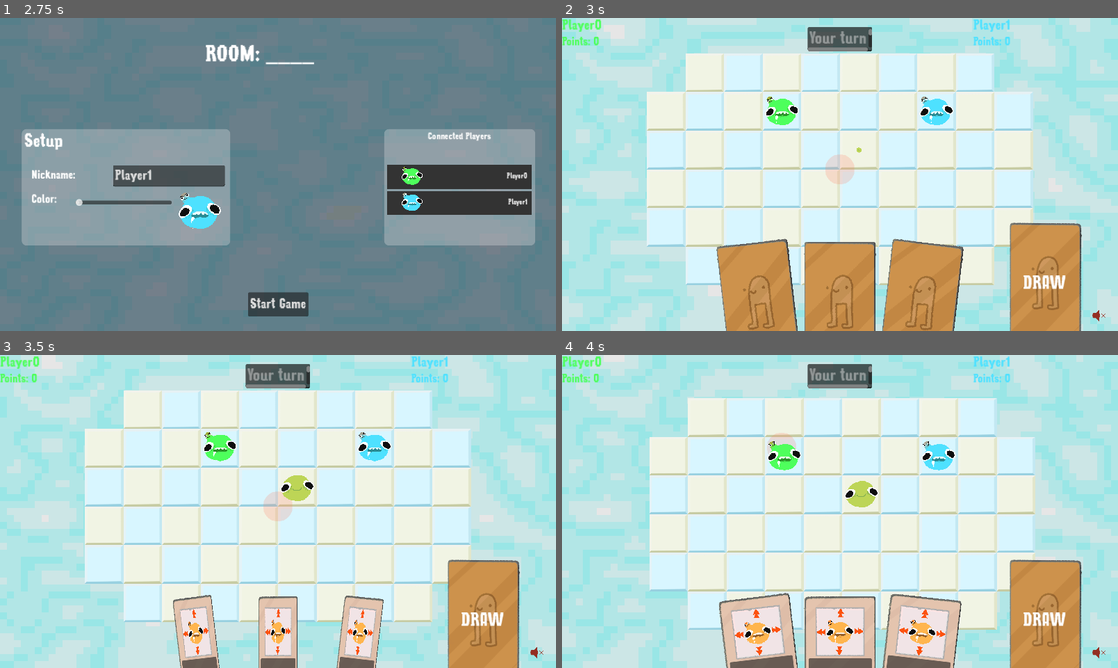
Above: before the commit, frames 1-4 (two rows, left to right).
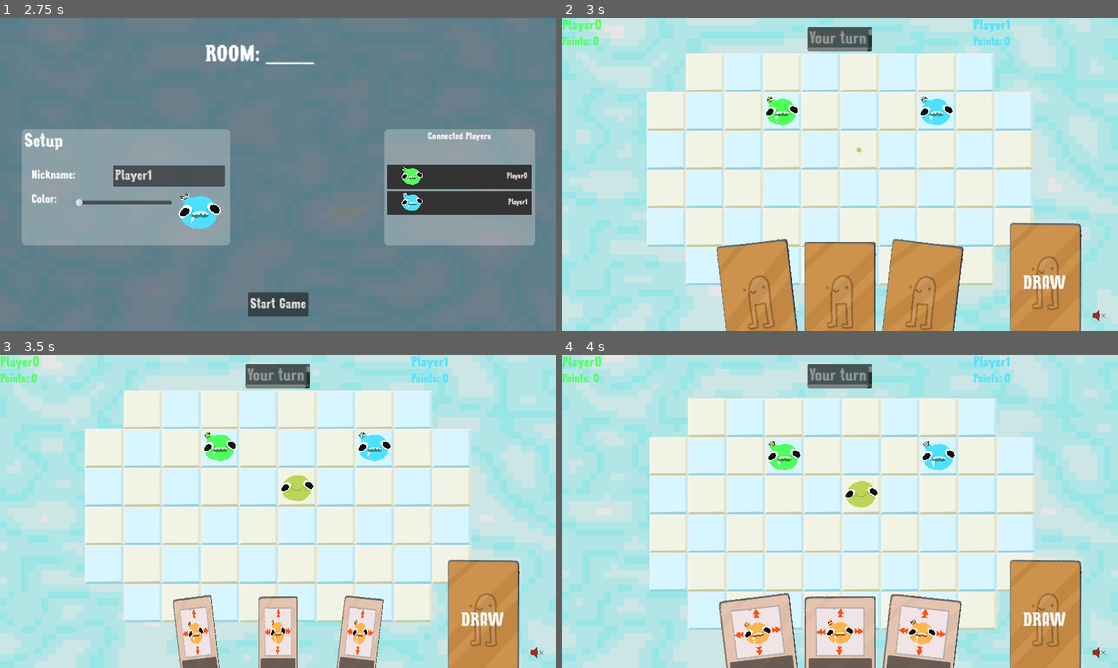
Above: after the commit, the same moments.

Repository: patator62180/GDWL_67
Game: Godot game, scene res://scenes/main/main.tscn
Two runs of this game, one before a commit and one after it. Both use one fixed random seed, a clock stepped at 60 frames per second and the inputs below.
Inputs (mouse positions are in pixels of both pictures, inside the frame that each line leads up to):
- Up to frame 1 (2.75 s): click "[FAKE] Start as player (local)" at 0.5 s; click (322, 274) at 1.27 s; type "12" at 1.35 s; click "PLAY LOCAL" at 2 s
- Up to frame 2 (3 s): click "Start Game" at 2.75 s
- Up to frame 3 (3.5 s): no input
- Up to frame 4 (4 s): tap Enter (ui_accept) at 3.5 s; drag from (840, 511) to (784, 448) at 3.52 s

Frame 1 is identical in both runs. In frame 2, 0.4% of the frame differs, in the area x 47-53%, y 43-54%; in frame 3, 0.3%; in frame 4, 0.1%.

Commit message:
remove debug cursor

Diff:
--- a/scenes/grid/grid.gd
+++ b/scenes/grid/grid.gd
@@ -6,8 +6,6 @@
 @export var selection_tile_map: TileMap
 @export var wall_tile_map: TileMap
 @export var selection_wall_tile_map: TileMap
-
-@export var debug: Sprite2D
 
 signal cell_click
 signal cell_hovered
@@ -58,8 +56,6 @@
     InputManager.instance.game_mouse_exited.connect(on_mouse_exited)
 
 func on_mouse_move(position: Vector2):
-    debug.position = position
-
     if !PlayerController.instance.can_play():
         return
 
--- a/scenes/grid/grid.tscn
+++ b/scenes/grid/grid.tscn
@@ -1,18 +1,16 @@
-[gd_scene load_steps=6 format=3 uid="uid://de6fuev88g57f"]
+[gd_scene load_steps=5 format=3 uid="uid://de6fuev88g57f"]
 
 [ext_resource type="Script" path="res://scenes/grid/grid.gd" id="1_qbift"]
 [ext_resource type="TileSet" uid="uid://dpgv8vcohuucb" path="res://tile_sets/level1.tres" id="2_pqvwu"]
 [ext_resource type="TileSet" uid="uid://baqdshuahgp71" path="res://tile_sets/selection.tres" id="3_i4i5g"]
 [ext_resource type="TileSet" uid="uid://wxknivquryt0" path="res://tile_sets/walls.tres" id="4_7guad"]
-[ext_resource type="Texture2D" uid="uid://bjlre1l8ka865" path="res://sprites/circle.png" id="5_jk85d"]
 
-[node name="Grid" type="Node2D" node_paths=PackedStringArray("tile_map", "selection_tile_map", "wall_tile_map", "selection_wall_tile_map", "debug")]
+[node name="Grid" type="Node2D" node_paths=PackedStringArray("tile_map", "selection_tile_map", "wall_tile_map", "selection_wall_tile_map")]
 script = ExtResource("1_qbift")
 tile_map = NodePath("TileMap")
 selection_tile_map = NodePath("TileSelection")
 wall_tile_map = NodePath("TileMapWall")
 selection_wall_tile_map = NodePath("TileMapWallSelection")
-debug = NodePath("Sprite2D")
 
 [node name="TileMap" type="TileMap" parent="."]
 tile_set = ExtResource("2_pqvwu")
@@ -32,6 +30,3 @@
 position = Vector2(50, 50)
 tile_set = ExtResource("4_7guad")
 format = 2
-
-[node name="Sprite2D" type="Sprite2D" parent="."]
-texture = ExtResource("5_jk85d")
